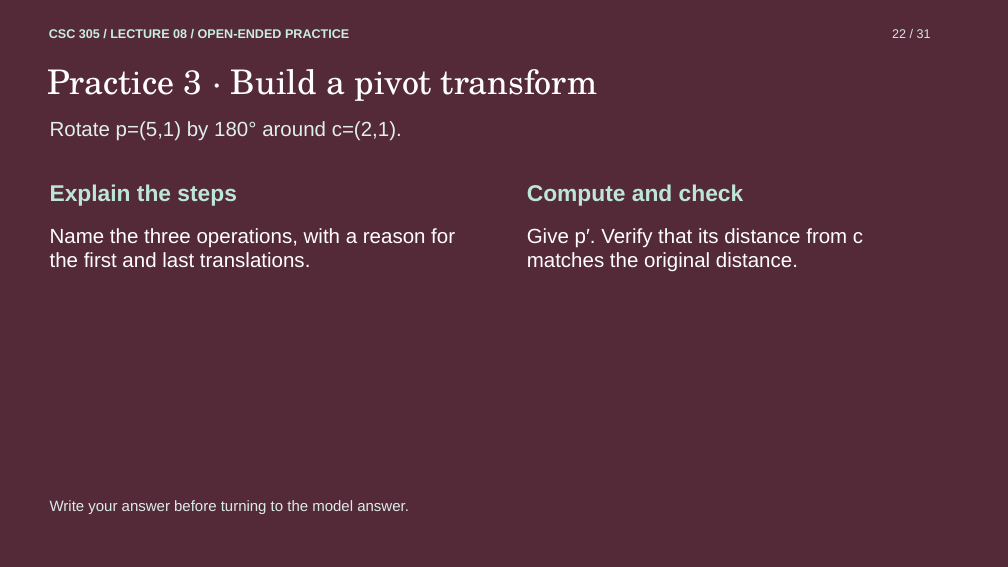
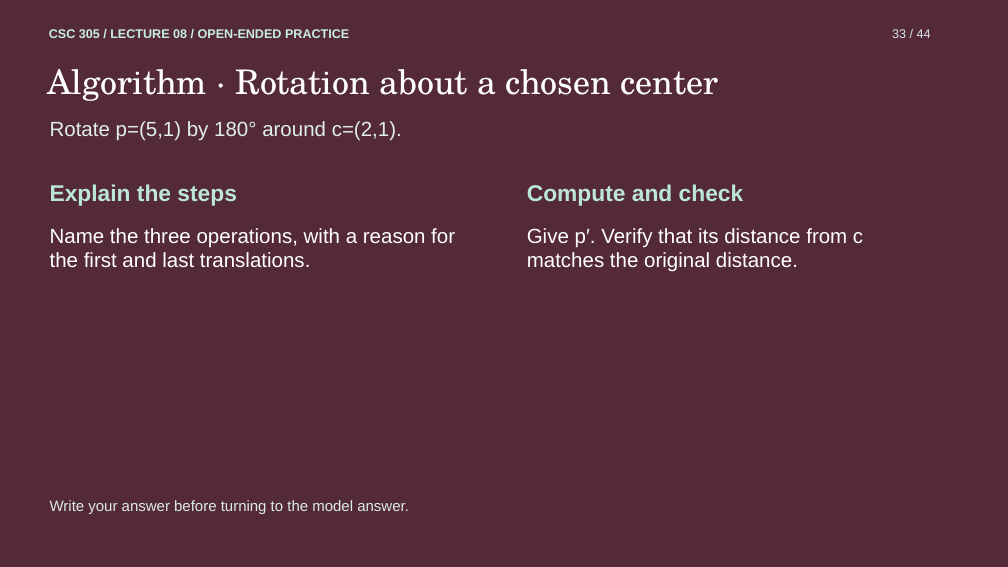
Before and after one commit to TylerLeHere/CG-Fall-2026, a slide deck: slide 33 of study/08 - 2D Transformations Study Guide.pptx (slide 22 before the commit). Drawn at 1008x567 pixels with LibreOffice and Linux fonts; fonts in the diff are those of the drawing. Boxes give left, top, right and bottom in pixels: in the first picture for what was removed or moved away, otherwise in the second. Text is boxed around its words. In the diff, an @@ line names an element or a change of style, - is before the commit and + after.

Commit message:
Expand transformation exam practice

```diff
--- a/study/08 - 2D Transformations Study Guide.pptx
+++ b/study/08 - 2D Transformations Study Guide.pptx
@@ text at (892, 29, 931, 38): text changed @@
-22 / 31
+33 / 44
@@ text at (47, 69, 719, 101): text changed @@
-Practice 3 · Build a pivot transform
+Algorithm · Rotation about a chosen center
```
Also in this commit, not shown: 29 other slides changed, 13 slides added.
